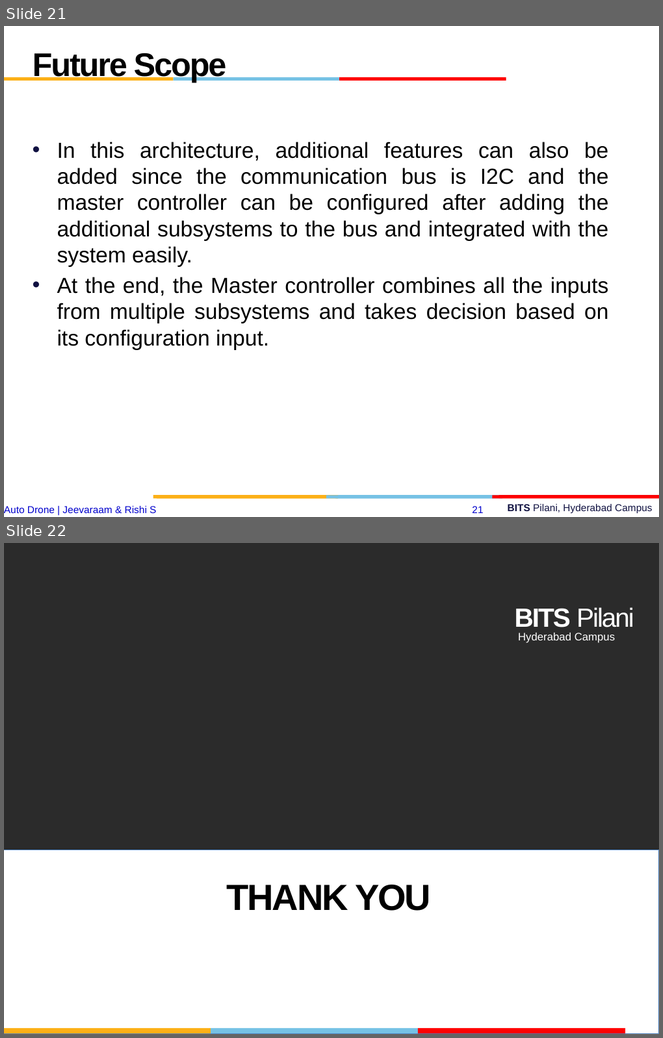
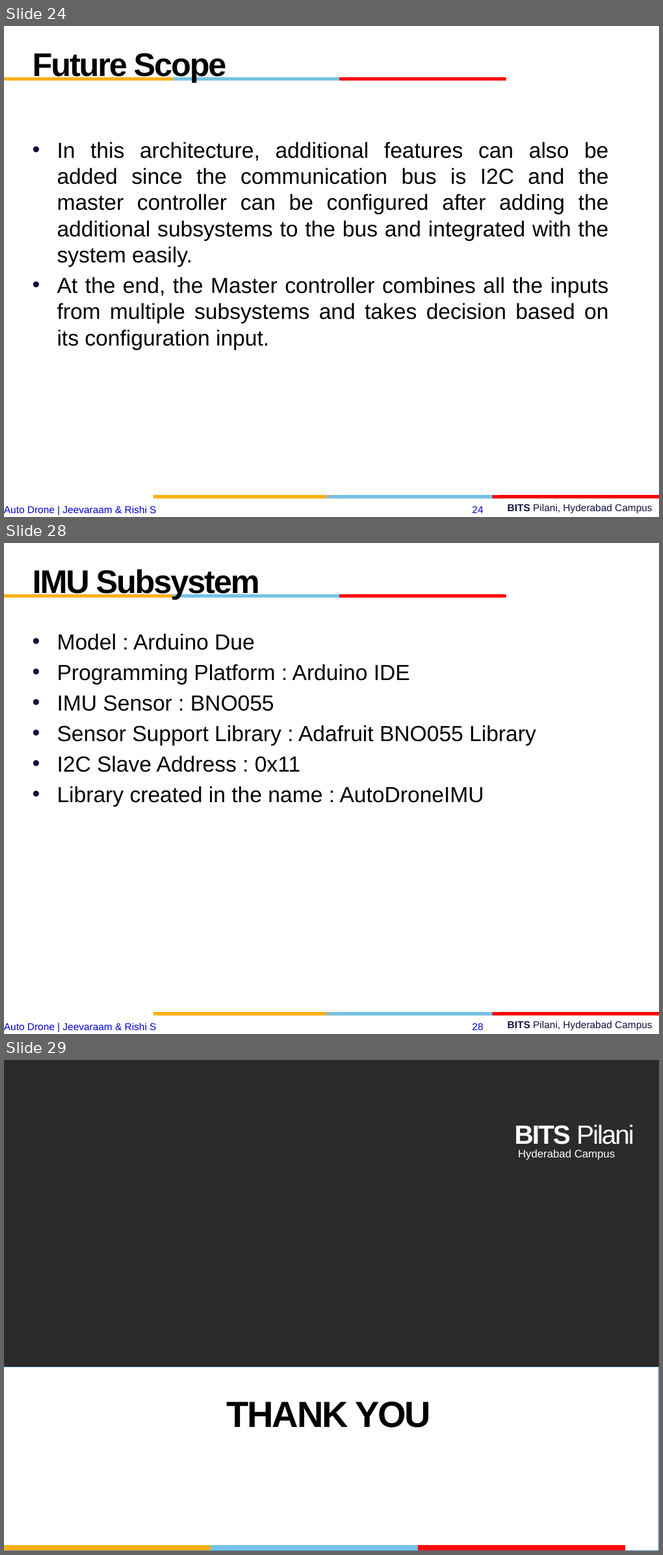
Before and after one commit to jeevaraam/AutoDrone, a slide deck: esd final.pptx. Shown one above the other, each under a label of ours: slides 21 and 22 before the commit, slides 24, 28 and 29 after it; the slides between them are not shown. The pictures are 663x1038 and 663x1555 pixels, drawn with LibreOffice and Linux fonts; fonts in the diff are those of the drawing; background and template pictures are left out; a plain dark background stands for a picture behind light text. Boxes give left, top, right and bottom in pixels: in the first picture for what was removed or moved away, otherwise in the second. Text is boxed around its words. In the diff, an @@ line names an element or a change of style, - is before the commit and + after.

```diff
--- a/esd final.pptx
+++ b/esd final.pptx
@@ slide 28 added at bbox=[4, 543, 659, 1034], background #FFFFFF; not listed: 12 template elements that a slide beside it also shows @@
@@ text added at bbox=[33, 569, 260, 600], 36 pt, text #000000, bold @@
+IMU Subsystem
@@ text added at bbox=[57, 633, 536, 807], 24 pt, text #000000 @@
+• Model : Arduino Due
+• Programming Platform : Arduino IDE
+• IMU Sensor : BNO055
+• Sensor Support Library : Adafruit BNO055 Library
+• I2C Slave Address : 0x11
+• Library created in the name : AutoDroneIMU
@@ what was slide 21 is now slide 24 @@
@@ page number at bbox=[472, 506, 483, 514]: text changed @@
-21
+24
@@ what was slide 22 is now slide 29 @@
```
Also in this commit, not shown: 5 slides changed, 6 other slides added, 1 other file.
